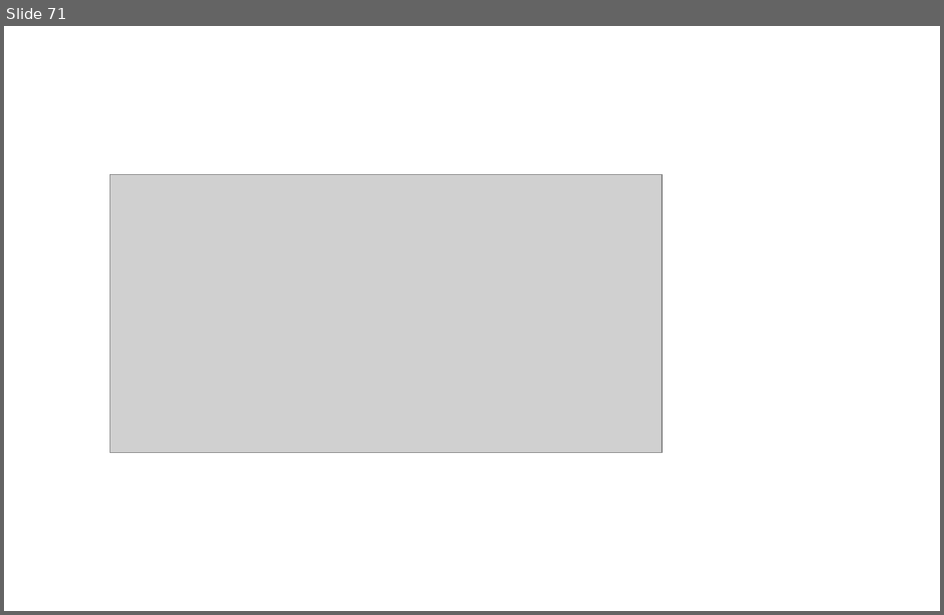
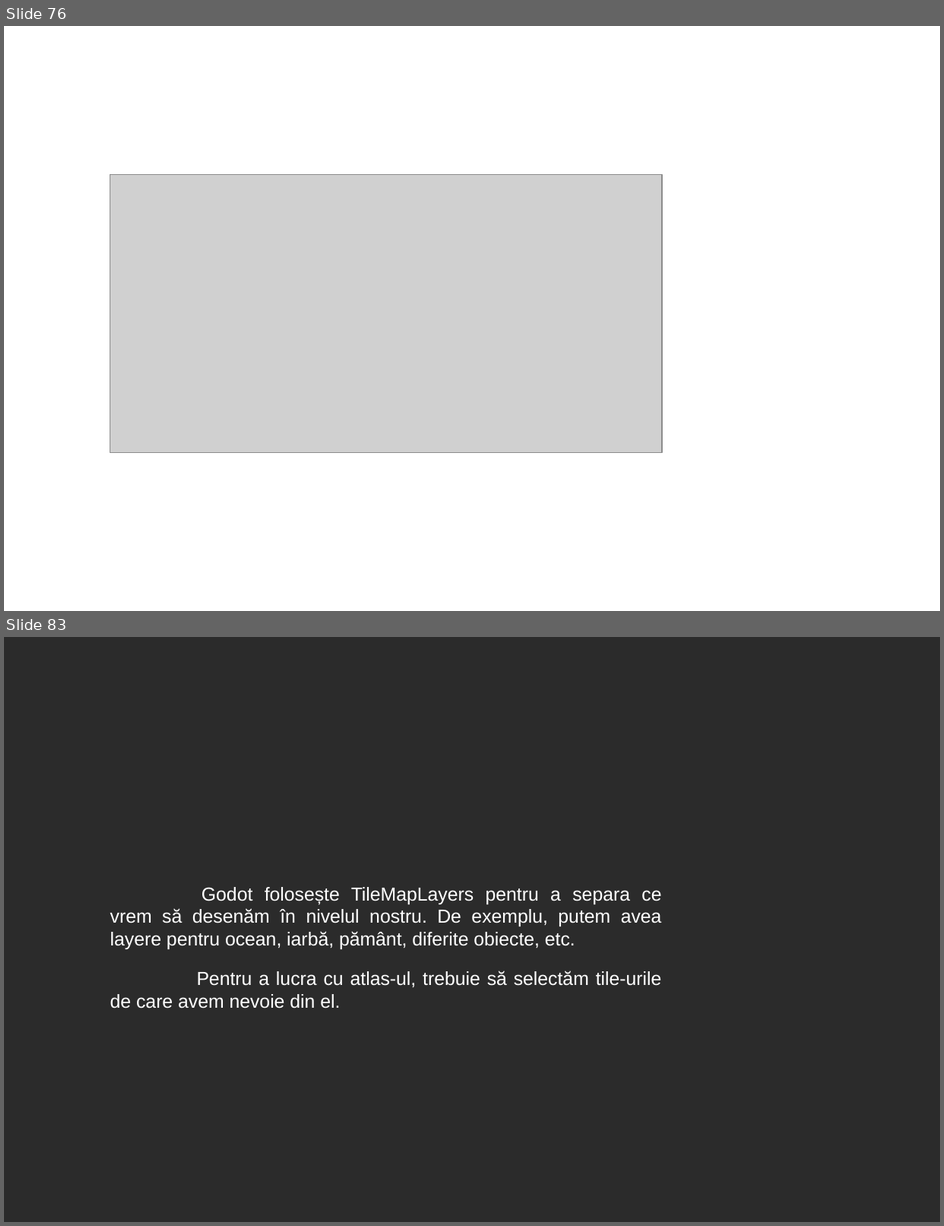
Before and after one commit to 0xspiderr/gdc-upt-presentations, a slide deck: presentation_1/1_introducere_in_godot.odp. Shown one above the other, each under a label of ours: slide 71 before the commit, slides 76 and 83 after it; the slides between them are not shown. The pictures are 944x615 and 944x1226 pixels, drawn with LibreOffice and Linux fonts; fonts in the diff are those of the drawing; grey boxes stand for pictures; background and template pictures are left out; a plain dark background stands for a picture behind light text. Boxes give left, top, right and bottom in pixels: in the first picture for what was removed or moved away, otherwise in the second. Text is boxed around its words. In the diff, an @@ line names an element or a change of style, - is before the commit and + after.

```diff
--- a/presentation_1/1_introducere_in_godot.odp
+++ b/presentation_1/1_introducere_in_godot.odp
@@ slide 83 added at (4, 637, 940, 1222), background picture (left out) @@
@@ text added at (110, 887, 662, 1009), 16 pt, text #FFFFFF @@
+Godot folosește TileMapLayers pentru a separa ce vrem să desenăm în nivelul nostru. De exemplu, putem avea layere pentru ocean, iarbă, pământ, diferite obiecte, etc.
+Pentru a lucra cu atlas-ul, trebuie să selectăm tile-urile de care avem nevoie din el.
@@ what was slide 71 is now slide 76 @@
```
Also in this commit, not shown: 10 slides changed, 27 other slides added, 1 slide removed, 19 other files.
